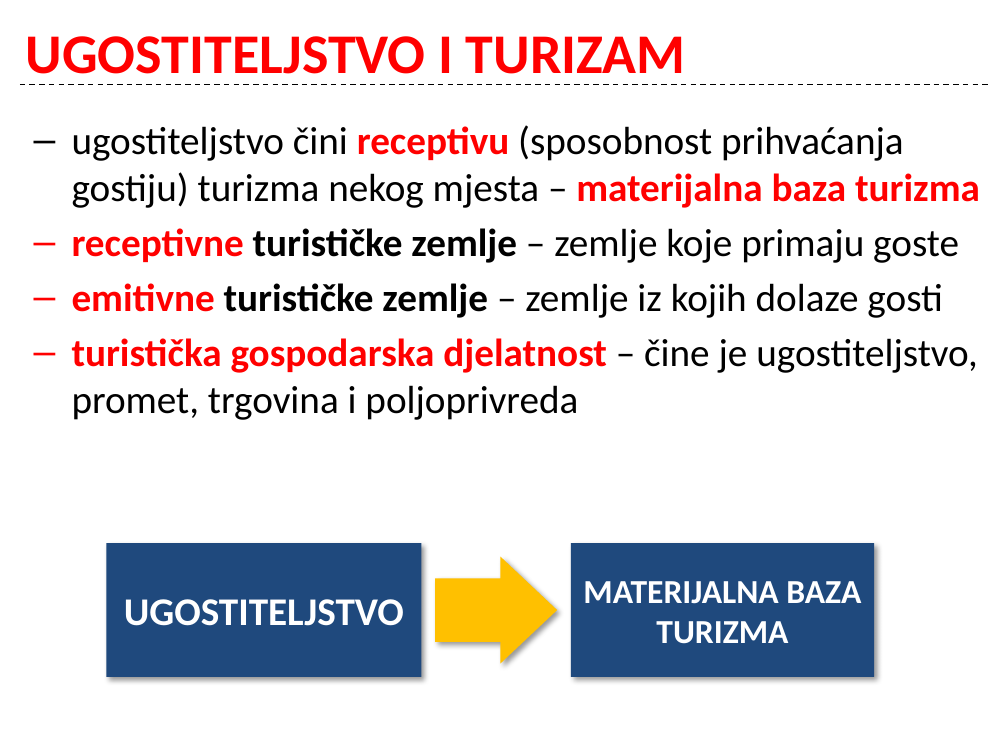
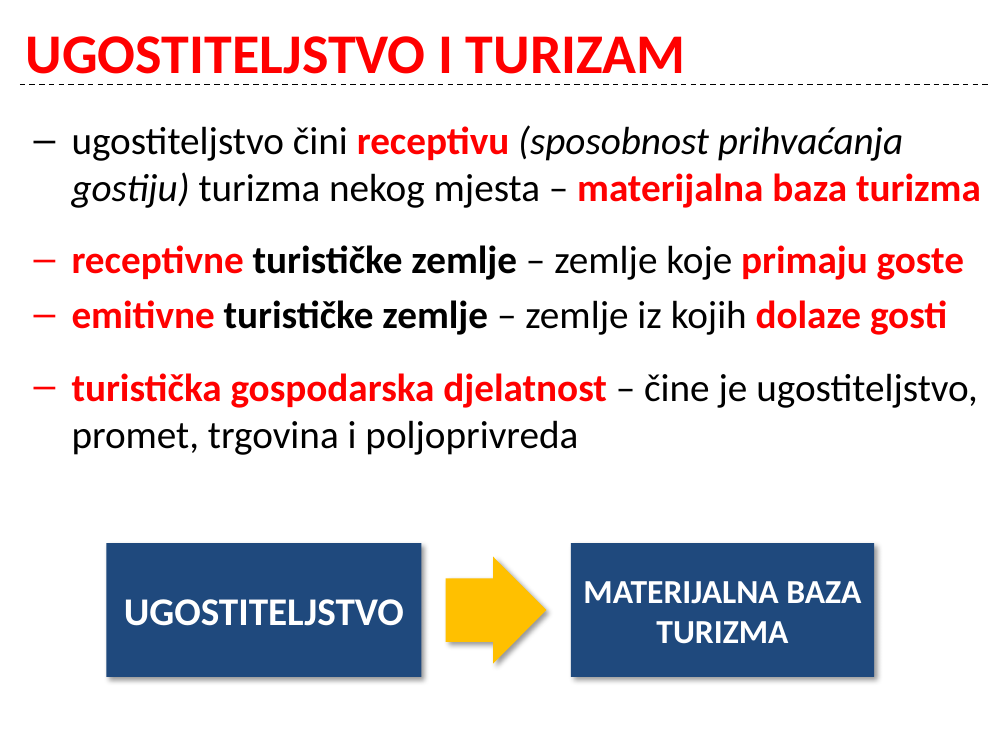
Before and after one commit to cornx/print, a slide deck: slide 10 of data/organizacija/002_Ugostiteljstvo_kao_gosp_djelatnost.pptx. Drawn at 1008x756 pixels with LibreOffice and Linux fonts; fonts in the diff are those of the drawing. Boxes give left, top, right and bottom in pixels: in the first picture for what was removed or moved away, otherwise in the second. Text is boxed around its words. In the diff, an @@ line names an element or a change of style, - is before the commit and + after.

```diff
--- a/data/organizacija/002_Ugostiteljstvo_kao_gosp_djelatnost.pptx
+++ b/data/organizacija/002_Ugostiteljstvo_kao_gosp_djelatnost.pptx
@@ text "ugostiteljstvo čini receptivu (sposobnost prihvaćanja ..." at (72, 125, 981, 455): italic on in "(sposobnost prihvaćanja gostiju)"; text colour #000000 to #FF0000, bold on in "primaju goste", "dolaze gosti"; more space between paragraphs @@
@@ right arrow: place and size @@
-right arrow at (435, 556, 557, 663)
+right arrow at (446, 556, 546, 663)
```
Also in this commit, not shown: 8 other slides changed, 2 slides added.
